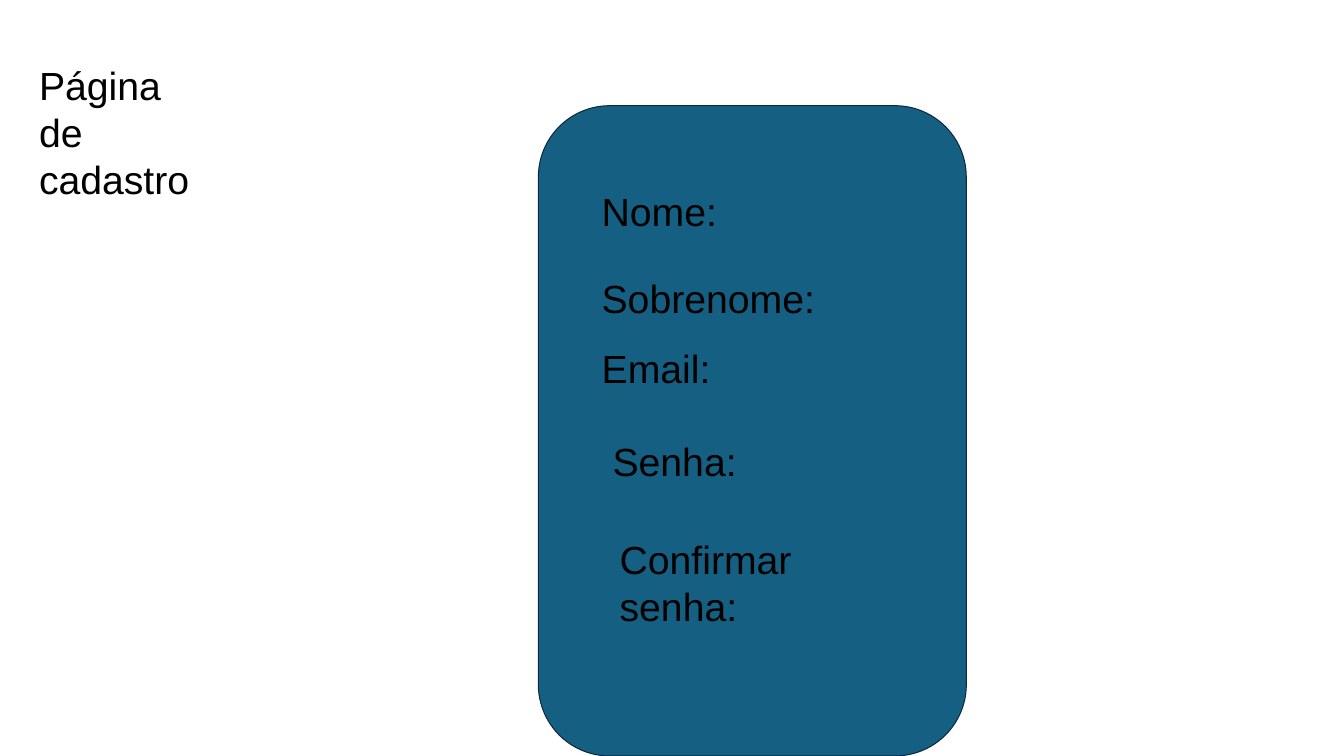
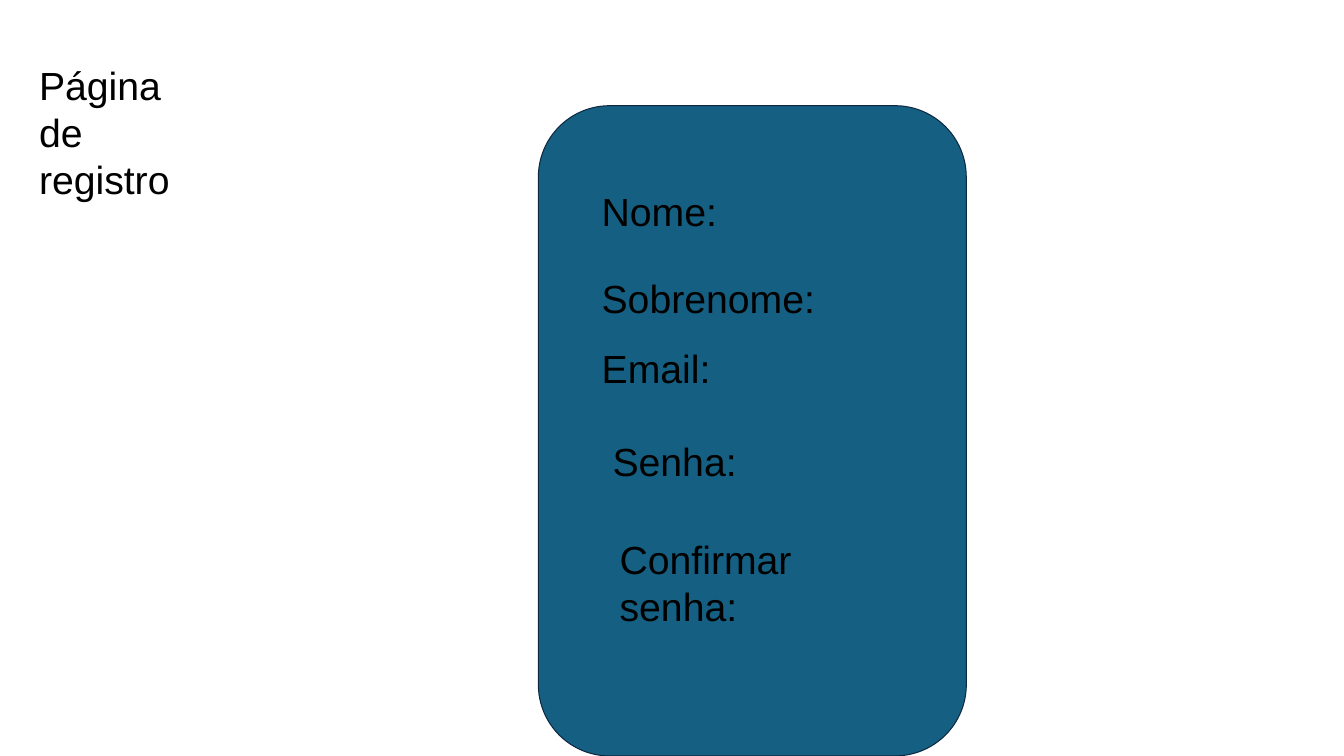
Before and after one commit to kauam0/Projeto-1, a slide deck: slide 4 of TCC - DOCUMENTAÇÃO/Escopo do TCC.pptx (slide 3 before the commit). Drawn at 1344x756 pixels with LibreOffice and Linux fonts; fonts in the diff are those of the drawing. Boxes give left, top, right and bottom in pixels: in the first picture for what was removed or moved away, otherwise in the second. Text is boxed around its words. In the diff, an @@ line names an element or a change of style, - is before the commit and + after.

```diff
--- a/TCC - DOCUMENTAÇÃO/Escopo do TCC.pptx
+++ b/TCC - DOCUMENTAÇÃO/Escopo do TCC.pptx
@@ text at [39, 71, 170, 202]: text changed @@
-Página de cadastro
+Página de registro
```
Also in this commit, not shown: 6 other slides changed, 1 slide added, 6 other files.
